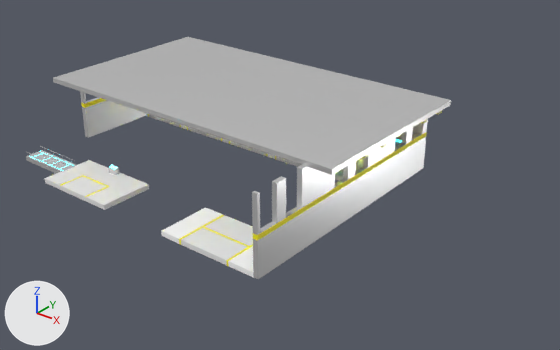
Two versions of the FBX model Tech-Faith-(FYP2022)/Assets/Asset/4thRoom.fbx, one commit apart.
Both versions are drawn from a 50 mm camera at (153.4, -97.5, 67.4) aimed at (68.5, 8.6, 1.6). Arrows for +X, +Y and +Z are at lower left; the lights stay in place. Where no turn or scale is listed for an object, it has been applied to the vertices.
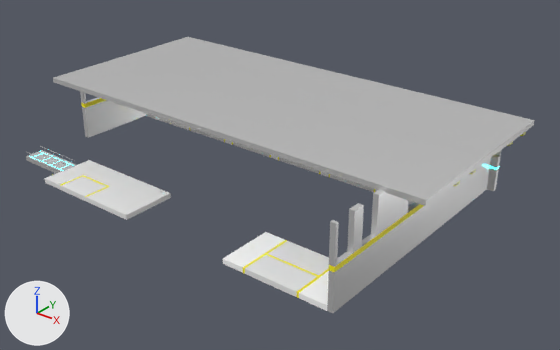
Diff of the bpy script that builds the scene:
```diff
--- a/Tech-Faith-(FYP2022)/Assets/Asset/4thRoom.fbx.py
+++ b/Tech-Faith-(FYP2022)/Assets/Asset/4thRoom.fbx.py
@@ me_cube_038 @@
 me_cube_038.from_pydata(...)  # 28 vertices, 28 faces; spans x -19.8..46.3, y -0.5..0.5, z -7.6..7.5
 # used by ob_cube_009; location = (39.4, 33.5, 6.5)
+# me_cube_038 part 4: all 14 vertices in x 46.3, y -0.5..0.5, z -7.6..7.5 are moved by (16.2, 0.0, 0.0)
 me_cube_038.materials.append(mat_metal)
@@ me_cube_008 @@
 # used by ob_cube_007; location = (3.5, 6.8, 14.4)
-me_cube_008.from_pydata(...)  # 376 vertices, 374 faces; spans x 16.0..87.2, y -12.9..7.0, z -1.0..0.5
+me_cube_008.from_pydata(...)  # 376 vertices, 374 faces; spans x 16.0..103.9, y -12.9..7.0, z -1.0..0.5
+# me_cube_008 part 3: 48 of the vertices in x 22.6..87.2, y -12.9..7.0, z -1.0..0.5 are moved by (16.7, 0.0, 0.0)
 me_cube_008.materials.append(mat_metal)
@@ me_cube_031 @@
 # used by ob_cube_031; location = (38.4, -12.9, -0.5)
-me_cube_031.from_pydata(...)  # 50 vertices, 46 faces; spans x -7.3..10.7, y -6.0..5.0, z -0.5..0.5
+me_cube_031.from_pydata(...)  # 122 vertices, 114 faces; spans x -7.3..16.8, y -6.0..5.0, z -0.5..0.5
+# me_cube_031 part 1: 1 vertex moved from x 10.7, y 5.0, z 0.5 to x 14.6, y 5.0, z 0.5; 7 vertices removed from x 10.7, y -6.0..5.0, z -0.5..0.5; 79 vertices added at x -7.3..16.8, y -6.0..5.0, z -0.5..0.5
 me_cube_031.materials.append(mat_safe_room_material)
@@ me_cube_025 @@
 me_cube_025.from_pydata(...)  # 376 vertices, 374 faces; spans x 16.0..87.2, y -13.0..7.0, z -1.0..0.5
 # used by ob_cube_025; location = (3.5, 26.7, 14.4)
+# me_cube_025 part 2: all 28 vertices in x 87.2, y -13.0..7.0, z -1.0..0.5 are moved by (16.7, 0.0, 0.0)
 me_cube_025.materials.append(mat_metal)
@@ ob_cube_005 @@
 ob_cube_005 = bpy.data.objects.new('Cube.005', me_cube_004)
-ob_cube_005.location = (85.6, 6.8, 6.9)
+ob_cube_005.location = (100.0, 6.8, 6.9)
@@ ob_cube_048 @@
 ob_cube_048 = bpy.data.objects.new('Cube.048', me_cube_057)
-ob_cube_048.location = (74.4, -12.9, -0.5)
+ob_cube_048.location = (88.8, -12.9, -0.5)
@@ ob_cube_049 @@
-ob_cube_049 = bpy.data.objects.new('Cube.049', me_cube_048)
-ob_cube_049.location = (39.9, -8.7, 0.5)
@@ ob_cube_030 @@
 ob_cube_030 = bpy.data.objects.new('Cube.030', me_cube_030)
-ob_cube_030.location = (85.6, -13.0, 6.9)
+ob_cube_030.location = (100.0, -13.0, 6.9)
@@ ob_cube_006 @@
 ob_cube_006 = bpy.data.objects.new('Cube.006', me_cube_007)
-ob_cube_006.location = (85.6, 26.7, 6.9)
+ob_cube_006.location = (100.0, 26.7, 6.9)
```

Changed parts and their boxes [x1, y1, x2, y2] in the pictures (560 x 350 px; the box of a moved part takes in the faces that stretch with it):
'Cube.007', reshaped (25% wider, 26% taller)
    before: [53, 56, 398, 175]
    after: [53, 56, 486, 206]
'Cube.025', reshaped (26% wider, 25% taller)
    before: [126, 37, 451, 136]
    after: [126, 37, 535, 161]
'Cube.030', moved
    before: [252, 164, 333, 279]
    after: [327, 189, 407, 313]
'Cube.048', moved
    before: [161, 207, 254, 277]
    after: [223, 232, 329, 311]
'Cube.005', moved
    before: [331, 139, 394, 230]
    after: [402, 179, 462, 257]
'Cube.031', reshaped (21% wider, 20% taller)
    before: [44, 160, 149, 210]
    after: [44, 160, 171, 220]
'Cube.006', moved
    before: [390, 119, 428, 190]
    after: [458, 158, 491, 212]
'Cube.009', reshaped
    before: [395, 124, 419, 147]
    after: [487, 150, 501, 191]
'Cube.049', deleted
    before: [109, 165, 119, 175]
part 1 of me_cube_031, built on
    before: [90, 178, 149, 210]
    after: [90, 167, 171, 220]
part 2 of me_cube_025, moved or reshaped
    before: [367, 93, 451, 136]
    after: [367, 93, 535, 161]
part 3 of me_cube_008, moved or reshaped
    before: [299, 123, 398, 175]
    after: [299, 123, 486, 206]
